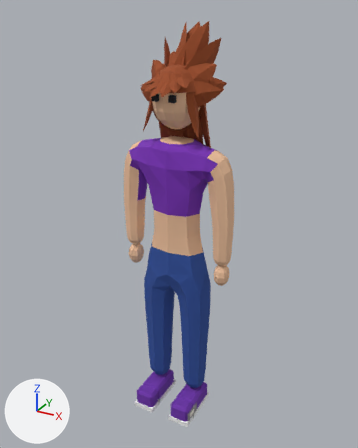
One commit to the Blender file art/roxy.blend: the scene before it, then after it.
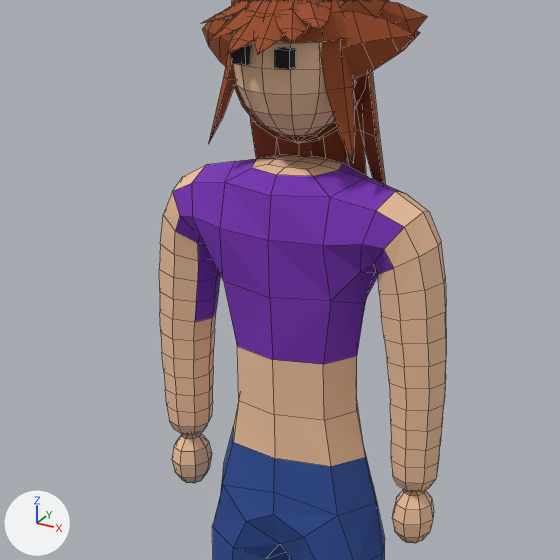
Old and new are each drawn whole from a camera (50 mm lens) standing at (1.1, -1.98, 2.061) and looking at (-0.016, 0.049, 1.047) and again close up on the part from 18% to 78% of the width and 17% to 65% of the height. Lighting does not change. The marker at lower left points along +X, +Y and +Z. The first two pictures are the older version. The close-ups show mesh edges as thin lines.

The first close-up shows 'Roxy'.
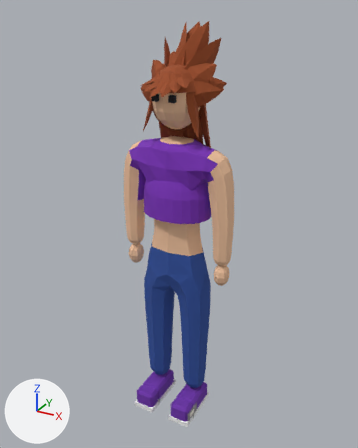
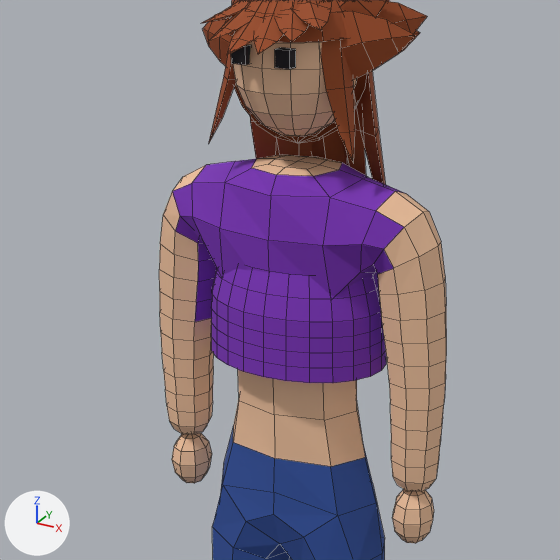
The edits, one by one:
me_roxy is used by ob_roxy; location (0.0, 0.0, 0.0).
me_roxy had 1474 vertices, 1492 faces and spanned x -0.3..0.3, y -0.2..0.26, z -0.02..2.0.
me_roxy now has 1810 vertices, 1828 faces and spans x -0.3..0.3, y -0.2..0.26, z -0.02..2.0.
me_roxy part 1: a new loose piece of 336 vertices spanning x -0.18..0.18, y -0.13..0.13, z 1.13..1.32, in mat_top (purple #7a2fb8).

What differs and where, as boxes (x1, y1, x2, y2) in the close-ups (560 x 560 px):
part 1 of me_roxy, added (purple): after (211, 269, 386, 383)
